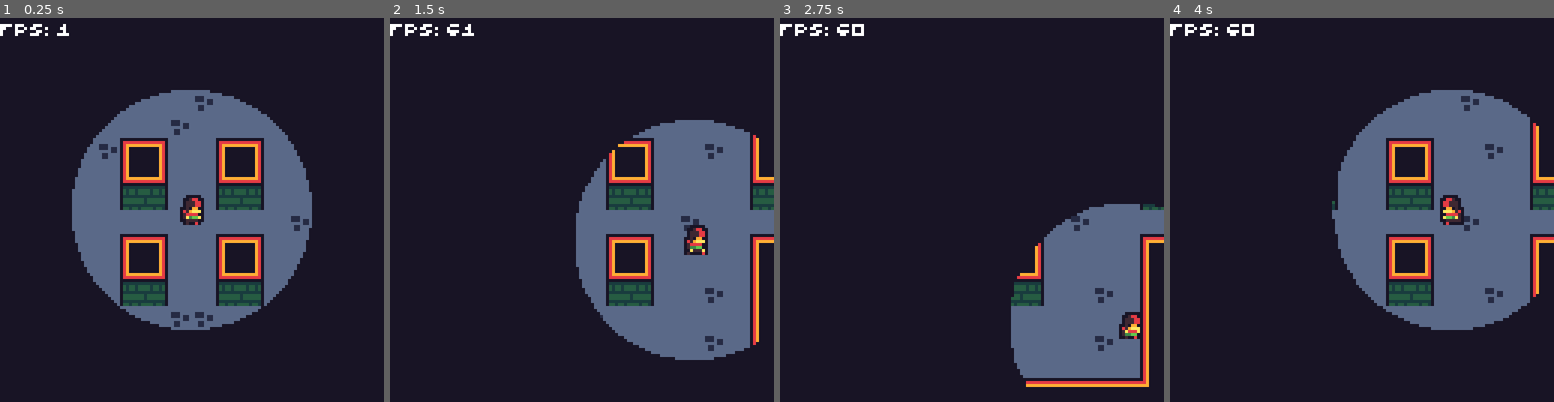
Above: before the commit, frames 1-4 (left to right).
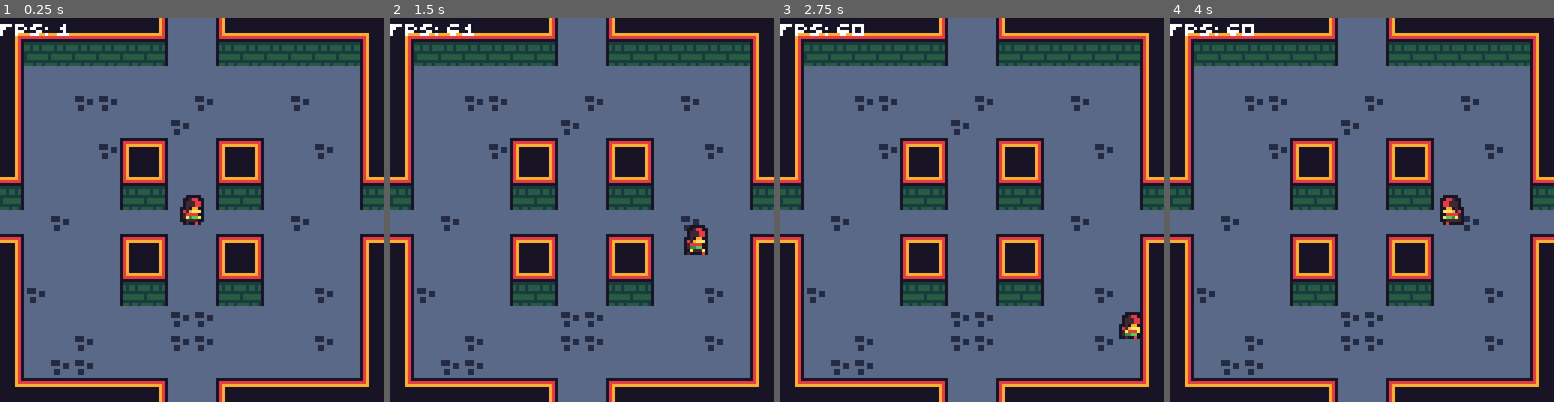
Above: after the commit, the same moments.

Repository: paperweights/loot
Game: Godot game, scene res://scenes/root.tscn
The game is run twice, just before and just after one commit, with the same random seed, the same clock (stepped at 60 frames per second) and the same inputs.
Inputs:
- Up to frame 1 (0.25 s): no input
- Up to frame 2 (1.5 s): hold Right (ui_right) 0.53-1.28 s; hold Down (ui_down) from 1.28 s (still down)
- Up to frame 3 (2.75 s): release Down (ui_down) at 2.03 s; hold Right (ui_right) from 2.03 s (still down)
- Up to frame 4 (4 s): release Right (ui_right) at 2.78 s; hold Up (ui_up) 2.78-3.53 s; hold Left (ui_left) from 3.53 s (still down)

The runs differ from the first frame. In frame 1, 54% of the frame differs, in the area x 0-100%, y 0-100%; in frame 2, 57%; in frame 3, 66%; in frame 4, 54%.

Commit message:
Added camera

Diff:
--- /dev/null
+++ b/actors/camera/camera2d.gd
@@ -0,0 +1,33 @@
+extends Camera2D
+
+const ROOM_SIZE = Vector2(128, 128)
+const HALF_ROOM = ROOM_SIZE / 2
+
+export (NodePath) var _target_node = ""
+var _min_room = Vector2()
+var _max_room = Vector2()
+
+onready var _target: Node2D = get_node(_target_node)
+
+
+func _init() -> void:
+	update_room_size(_min_room, _max_room)
+	return
+
+
+func _process(delta) -> void:
+	position = _get_target_position()
+	return
+
+
+func _get_target_position() -> Vector2:
+	return Vector2(
+		clamp(_target.position.x, _min_room.x, _max_room.x),
+		clamp(_target.position.y, _min_room.y, _max_room.y)
+	)
+
+
+func update_room_size(min_room: Vector2, max_room: Vector2) -> void:
+	_min_room = min_room * ROOM_SIZE + HALF_ROOM
+	_max_room = max_room * ROOM_SIZE + HALF_ROOM
+	return
--- /dev/null
+++ b/actors/camera/camera2d.tscn
@@ -0,0 +1,9 @@
+[gd_scene load_steps=2 format=2]
+
+[ext_resource path="res://actors/camera/camera2d.gd" type="Script" id=1]
+
+[node name="Camera2D" type="Camera2D" groups=[
+"camera",
+]]
+current = true
+script = ExtResource( 1 )
--- /dev/null
+++ b/actors/camera_trigger/camera_trigger.gd
@@ -0,0 +1,27 @@
+extends Area2D
+
+const ROOM_SIZE = preload("res://actors/camera/camera2d.gd").ROOM_SIZE
+
+export (Vector2) var _min_room
+export (Vector2) var _max_room
+
+onready var _collision_shape = $CollisionShape2D
+
+
+func _ready() -> void:
+	_update_collision_shape()
+	return
+
+
+func _update_collision_shape() -> void:
+	var target_pos = _max_room - _min_room + Vector2(1, 1) * Vector2(64, 64)
+	var shape = RectangleShape2D.new()
+	shape.extents = target_pos - Vector2(8, 8)
+	_collision_shape.shape = shape
+	_collision_shape.position = target_pos
+	return
+
+
+func _on_CameraTrigger_body_entered(body: Node) -> void:
+	get_tree().call_group("camera", "update_room_size", _min_room, _max_room)
+	return
--- /dev/null
+++ b/actors/camera_trigger/camera_trigger.tscn
@@ -0,0 +1,17 @@
+[gd_scene load_steps=3 format=2]
+
+[ext_resource path="res://actors/camera_trigger/camera_trigger.gd" type="Script" id=1]
+
+[sub_resource type="RectangleShape2D" id=1]
+
+[node name="CameraTrigger" type="Area2D"]
+monitorable = false
+collision_layer = 0
+collision_mask = 2
+script = ExtResource( 1 )
+
+[node name="CollisionShape2D" type="CollisionShape2D" parent="."]
+visible = false
+shape = SubResource( 1 )
+
+[connection signal="body_entered" from="." to="." method="_on_CameraTrigger_body_entered"]
--- a/actors/fps/fps.tscn
+++ b/actors/fps/fps.tscn
@@ -8,7 +8,7 @@
 shader = ExtResource( 3 )
 shader_param/subtract_color = Color( 0, 1, 0, 0 )
 
-[node name="fps" type="Label"]
+[node name="FPS" type="Label"]
 material = SubResource( 1 )
 margin_right = 40.0
 margin_bottom = 14.0
--- a/actors/light_source/light_viewport.tscn
+++ b/actors/light_source/light_viewport.tscn
@@ -2,7 +2,7 @@
 
 [ext_resource path="res://materials/invert.tres" type="Material" id=1]
 
-[node name="ViewportContainer" type="ViewportContainer"]
+[node name="LightViewport" type="ViewportContainer"]
 material = ExtResource( 1 )
 margin_right = 128.0
 margin_bottom = 128.0
--- a/scenes/root.tscn
+++ b/scenes/root.tscn
@@ -1,8 +1,9 @@
-[gd_scene load_steps=4 format=2]
+[gd_scene load_steps=5 format=2]
 
-[ext_resource path="res://scenes/test/lighting_test.tscn" type="PackedScene" id=1]
+[ext_resource path="res://scenes/test/test_level.tscn" type="PackedScene" id=1]
 [ext_resource path="res://materials/palette_swap.tres" type="Material" id=2]
 [ext_resource path="res://actors/fps/fps.tscn" type="PackedScene" id=3]
+[ext_resource path="res://actors/light_source/light_viewport.tscn" type="PackedScene" id=4]
 
 [node name="ViewportContainer" type="ViewportContainer"]
 material = ExtResource( 2 )
@@ -17,6 +18,9 @@
 handle_input_locally = false
 render_target_update_mode = 3
 
-[node name="level" parent="Viewport" instance=ExtResource( 1 )]
+[node name="Level" parent="Viewport" instance=ExtResource( 1 )]
 
-[node name="fps" parent="Viewport" instance=ExtResource( 3 )]
+[node name="LightViewport" parent="Viewport" instance=ExtResource( 4 )]
+visible = false
+
+[node name="FPS" parent="Viewport" instance=ExtResource( 3 )]
--- a/scenes/test/lighting_test.tscn
+++ b/scenes/test/test_level.tscn
@@ -1,10 +1,11 @@
-[gd_scene load_steps=9 format=2]
+[gd_scene load_steps=10 format=2]
 
 [ext_resource path="res://prefabs/tilemap.tscn" type="PackedScene" id=1]
 [ext_resource path="res://actors/player/player.tscn" type="PackedScene" id=2]
 [ext_resource path="res://actors/light_source/light_source.tscn" type="PackedScene" id=3]
 [ext_resource path="res://materials/shaders/subtract.shader" type="Shader" id=4]
-[ext_resource path="res://actors/light_source/light_viewport.tscn" type="PackedScene" id=5]
+[ext_resource path="res://actors/camera/camera2d.tscn" type="PackedScene" id=5]
+[ext_resource path="res://actors/camera_trigger/camera_trigger.tscn" type="PackedScene" id=6]
 
 [sub_resource type="ShaderMaterial" id=1]
 shader = ExtResource( 4 )
@@ -18,7 +19,7 @@
 shader = ExtResource( 4 )
 shader_param/subtract_color = Color( 0.25098, 0, 0, 0 )
 
-[node name="level" type="Node2D"]
+[node name="Level" type="Node2D"]
 
 [node name="Floor" parent="." instance=ExtResource( 1 )]
 material = SubResource( 1 )
@@ -30,7 +31,7 @@
 
 [node name="Tops" parent="." instance=ExtResource( 1 )]
 material = SubResource( 3 )
-collision_layer = 2
+collision_layer = 33
 tile_data = PoolIntArray( -1, 0, 131074, -65536, 0, 131075, -65535, 0, 131075, -65534, 0, 131075, -65533, 0, 131075, -6 …(2275 unchanged characters)…
 
 [node name="Player" parent="." instance=ExtResource( 2 )]
@@ -38,6 +39,9 @@
 
 [node name="LightSource" parent="Player" instance=ExtResource( 3 )]
 
-[node name="ViewportContainer" parent="." instance=ExtResource( 5 )]
+[node name="Camera2D" parent="." instance=ExtResource( 5 )]
+_target_node = NodePath("../Player")
+
+[node name="CameraTrigger" parent="." instance=ExtResource( 6 )]
 
 [connection signal="moved" from="Player" to="Player/LightSource" method="_on_Player_moved"]
